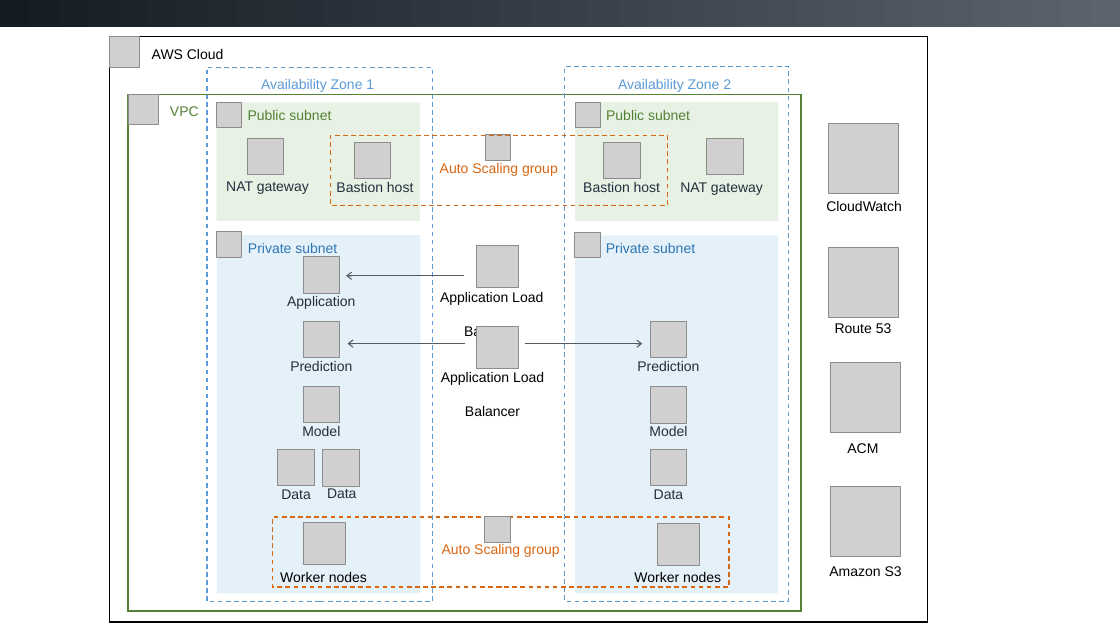
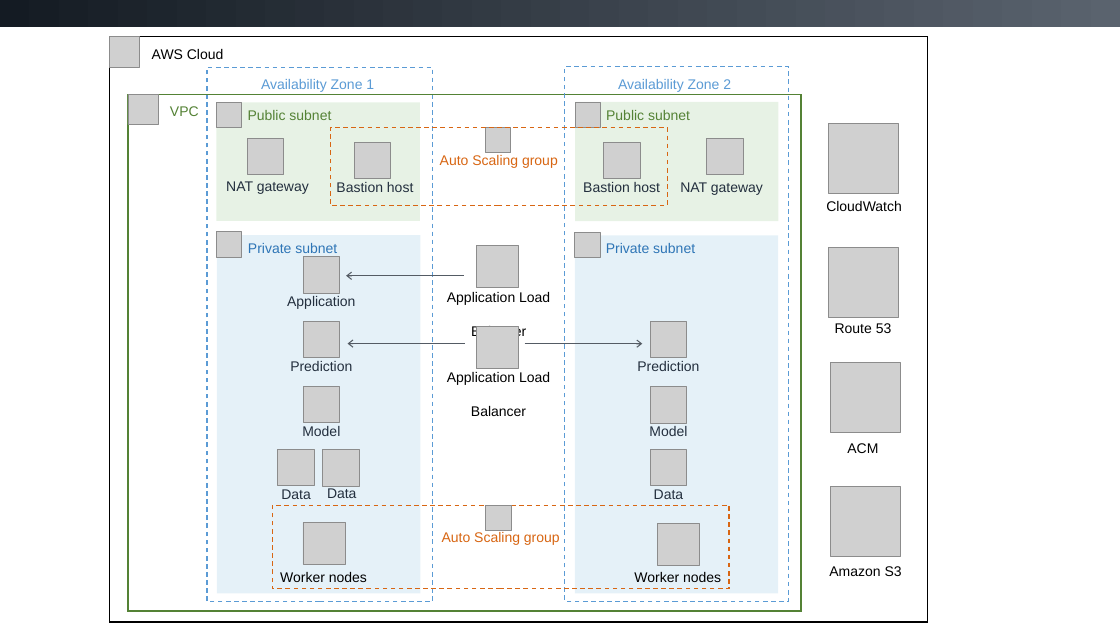
Before and after one commit to tushar-datarobot/quickstart-data-robot-automl-platform, a slide deck: slide 1 of docs/images/data-robot-architecture-diagram.pptx. Drawn at 1120x630 pixels with LibreOffice and Linux fonts; fonts in the diff are those of the drawing; grey boxes stand for pictures. Boxes give left, top, right and bottom in pixels: in the first picture for what was removed or moved away, otherwise in the second. Text is boxed around its words. In the diff, an @@ line names an element or a change of style, - is before the commit and + after.

```diff
--- a/docs/images/data-robot-architecture-diagram.pptx
+++ b/docs/images/data-robot-architecture-diagram.pptx
@@ rectangle "Auto Scaling group": place and size @@
-rectangle "Auto Scaling group" at box(330, 135, 667, 205)
+rectangle "Auto Scaling group" at box(330, 128, 667, 206)
@@ picture: place and size @@
-picture at box(486, 135, 511, 160)
+picture at box(486, 127, 511, 152)
@@ text "Application Load Balancer": place and size @@
-text "Application Load Balancer" at box(440, 292, 543, 340)
+text "Application Load Balancer" at box(447, 292, 550, 340)
@@ text "Application Load Balancer": place and size @@
-text "Application Load Balancer" at box(441, 372, 544, 416)
+text "Application Load Balancer" at box(447, 372, 550, 416)
@@ rectangle "Auto Scaling group": place and size @@
-rectangle "Auto Scaling group" at box(272, 518, 729, 587)
+rectangle "Auto Scaling group" at box(272, 505, 729, 589)
@@ picture: place and size @@
-picture at box(485, 517, 510, 542)
+picture at box(486, 505, 511, 530)
```
Also in this commit, not shown: 1 other file.
